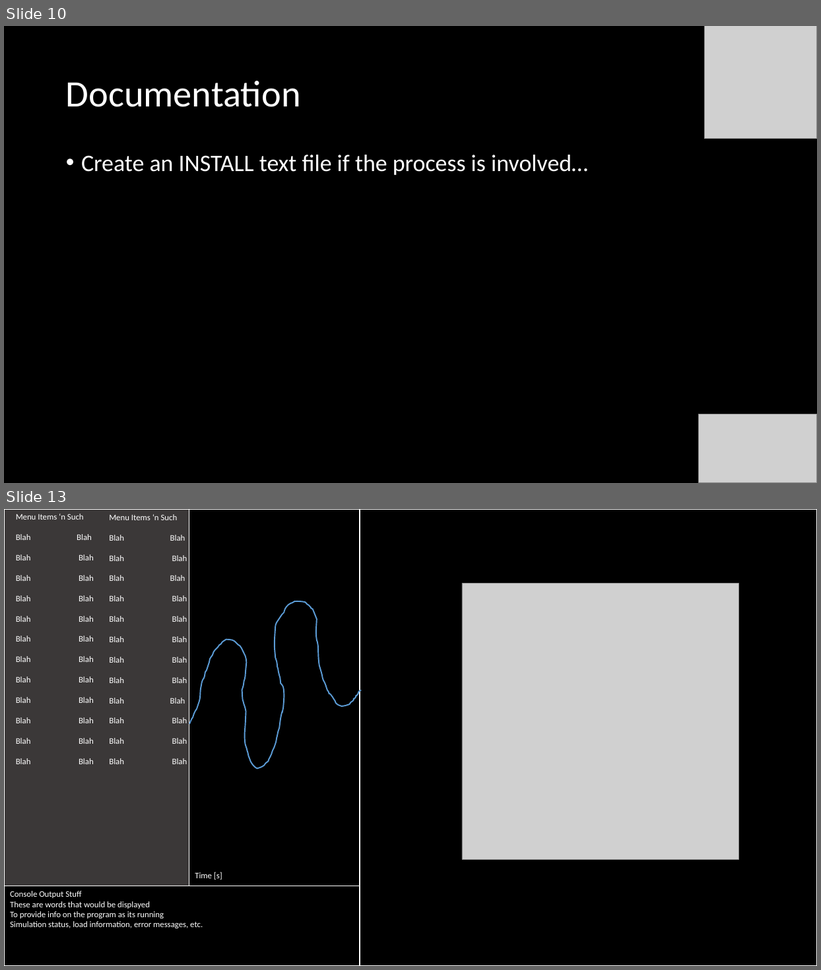
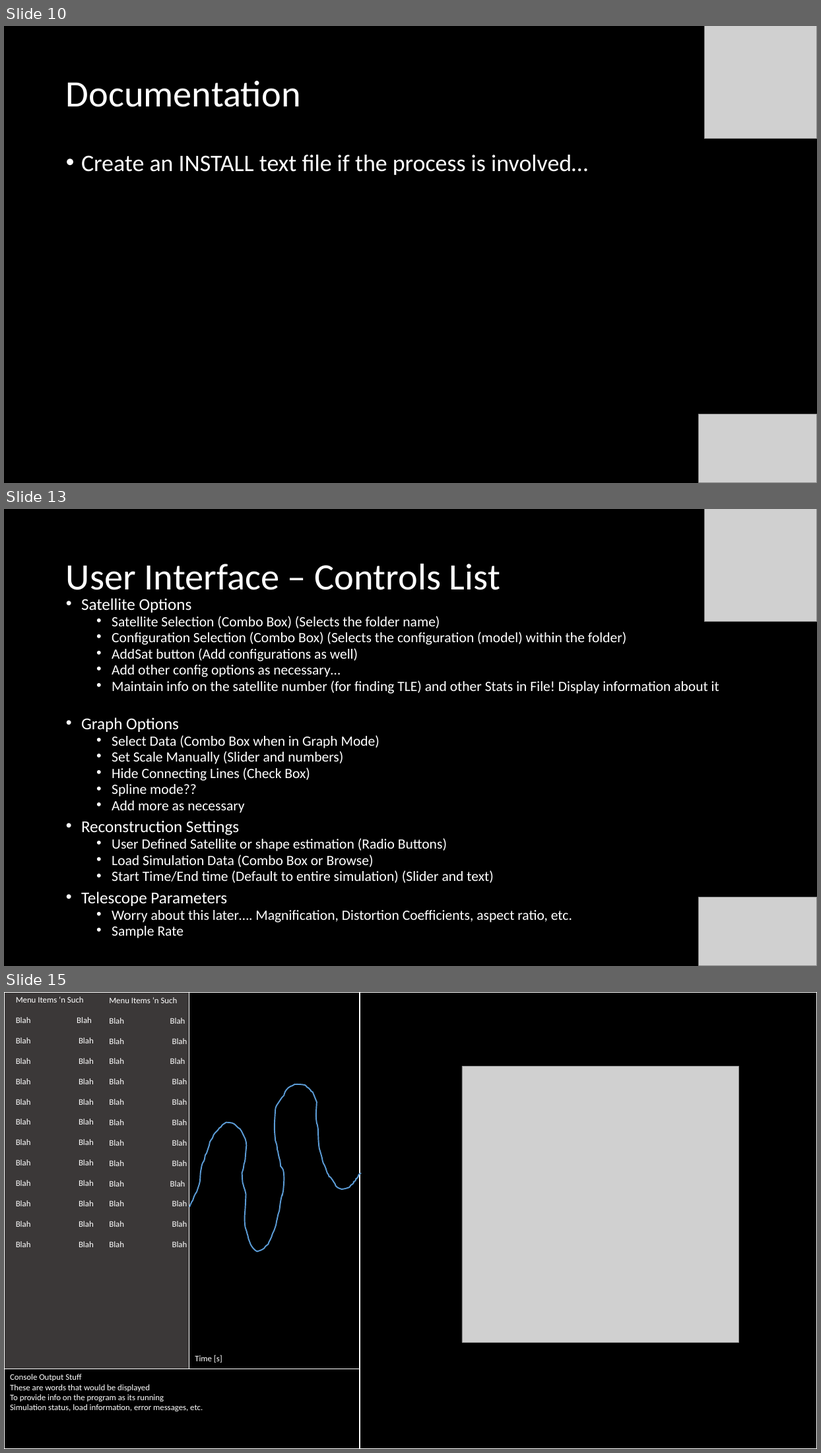
Before and after one commit to henry-valentine/COMPASS, a slide deck: documentation/COMPASS Project Status Document.pptx. Shown one above the other, each under a label of ours: slides 10 and 13 before the commit, slides 10, 13 and 15 after it; the slides between them are not shown. The pictures are 821x970 and 821x1453 pixels, drawn with LibreOffice and Linux fonts; fonts in the diff are those of the drawing; grey boxes stand for pictures. Boxes give left, top, right and bottom in pixels: in the first picture for what was removed or moved away, otherwise in the second. Text is boxed around its words. In the diff, an @@ line names an element or a change of style, - is before the commit and + after.

```diff
--- a/documentation/COMPASS Project Status Document.pptx
+++ b/documentation/COMPASS Project Status Document.pptx
@@ slide 13 added at (4,509,817,966), background #000000 @@
@@ picture added at (704,509,817,622) @@
@@ title added at (66,563,500,590), 44 pt, text #FFFFFF @@
+User Interface – Controls List
@@ text added at (81,598,719,939), 16.8 pt, text #FFFFFF @@
+• Satellite Options
+  • Satellite Selection (Combo Box) (Selects the folder name)
+  • Configuration Selection (Combo Box) (Selects the configuration (model) within the folder)
+  • AddSat button (Add configurations as well)
+  • Add other config options as necessary…
+  • Maintain info on the satellite number (for finding TLE) and other Stats in File! Display information about it
+• Graph Options
+  • Select Data (Combo Box when in Graph Mode)
+  • Set Scale Manually (Slider and numbers)
+  • Hide Connecting Lines (Check Box)
+  • Spline mode??
+  • Add more as necessary
+• Reconstruction Settings
+  • User Defined Satellite or shape estimation (Radio Buttons)
+  • Load Simulation Data (Combo Box or Browse)
+  • Start Time/End time (Default to entire simulation) (Slider and text)
+• Telescope Parameters
+  • Worry about this later…. Magnification, Distortion Coefficients, aspect ratio, etc.
+  • Sample Rate
@@ picture added at (699,898,817,966) @@
@@ what was slide 13 is now slide 15 @@
```
Also in this commit, not shown: 7 slides changed, 1 other slide added, 7 other files.
